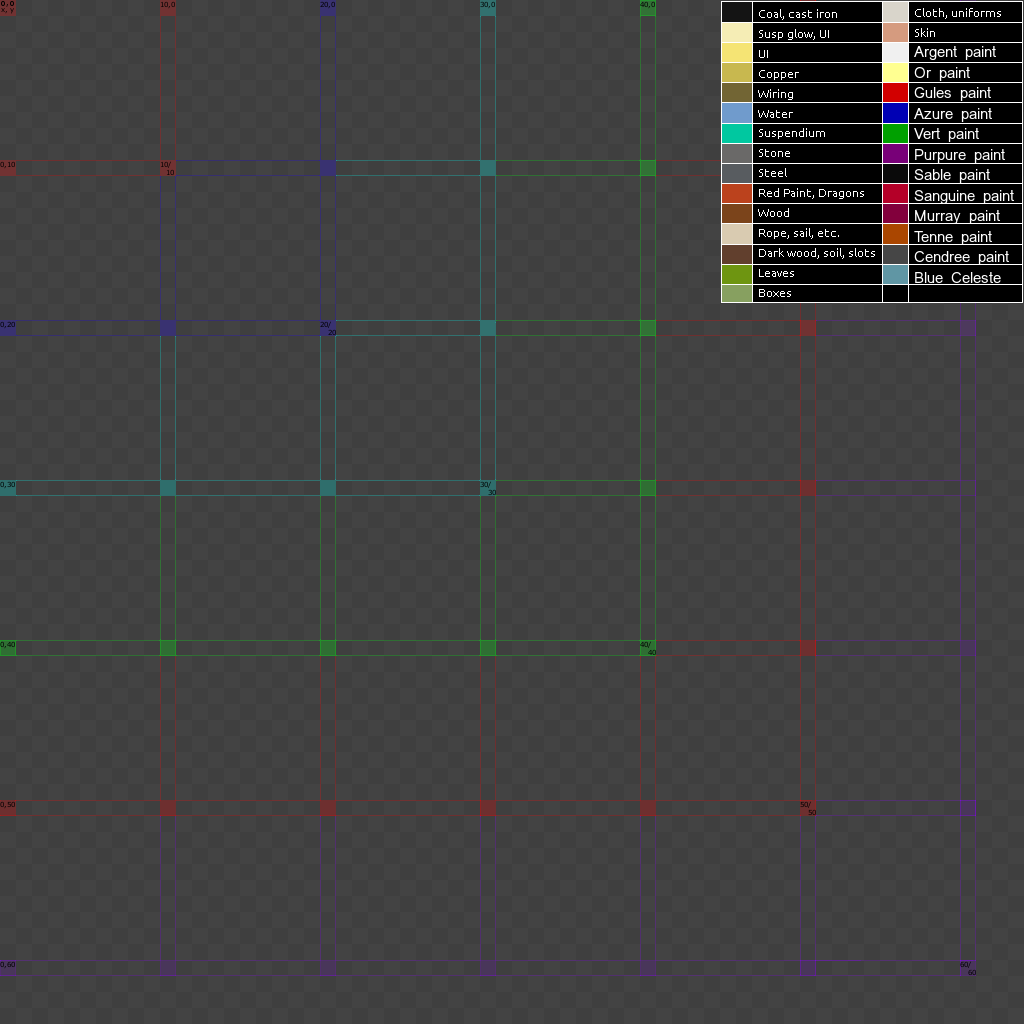
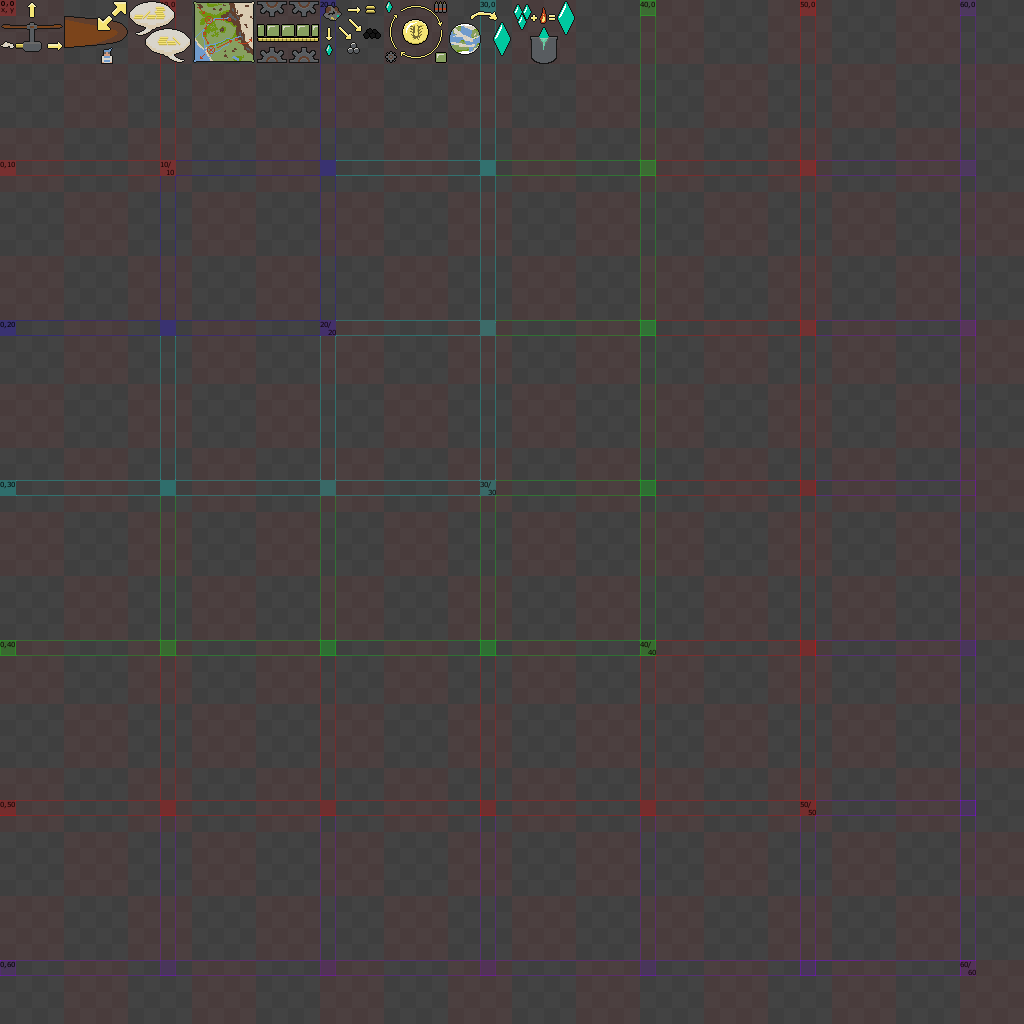
Comparing the layer stacks of the two 1024 x 1024 images. Changes:
added group "other" with 2 layers in group "template" over [0, 0, 1024, 1008]
added group "grapics" with 3 layers in group "template" over [0, 1, 575, 64]
added layer "higher-plane" in group "grapics" over [97, 1, 502, 59]
moved "grafics_sprtites" into group "grapics", painted on it over [0, 1, 575, 64]
added layer "lower-plane" in group "grapics" over [385, 5, 498, 63]
hid "my_spritesheet_colour pallet" over [721, 1, 1023, 303]
added layer "guides" (5%) in group "Sprites" over [0, 0, 1024, 1024]
moved "16x16 grid" into group "Sprites" over [0, 0, 1024, 1024]
